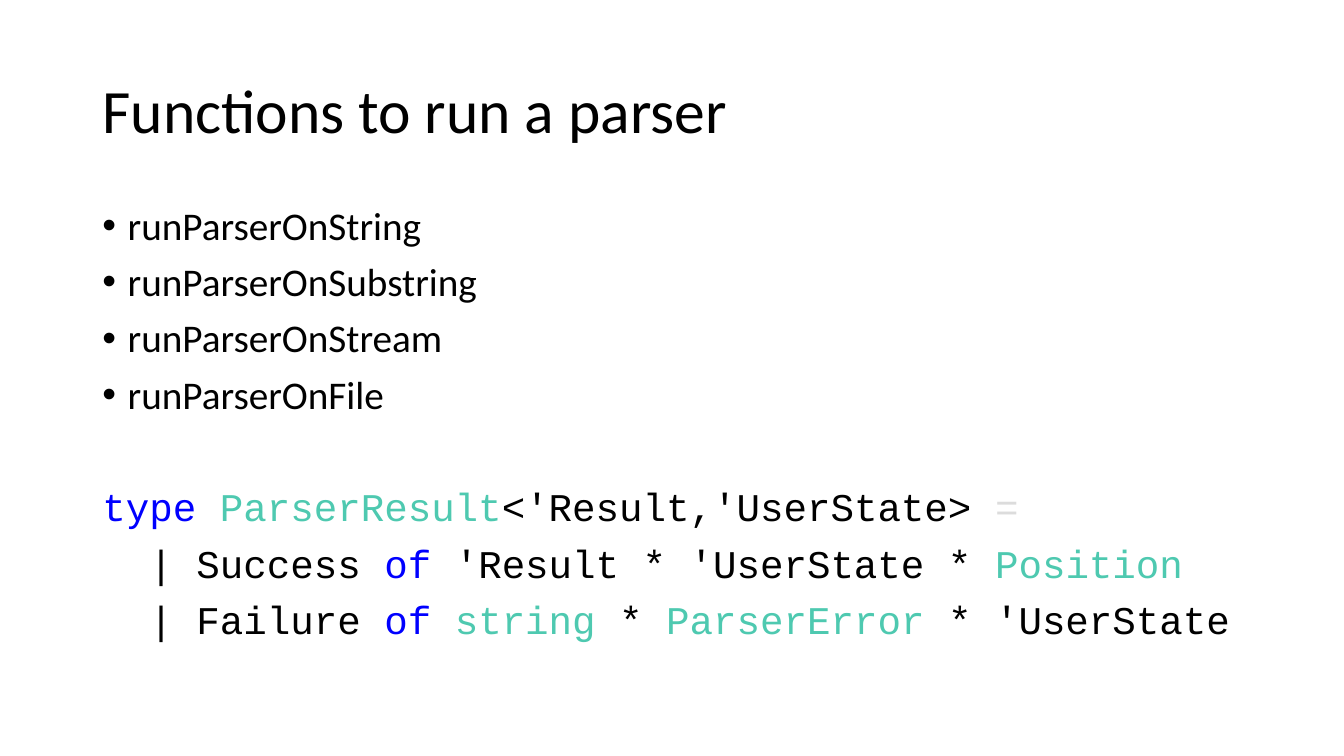
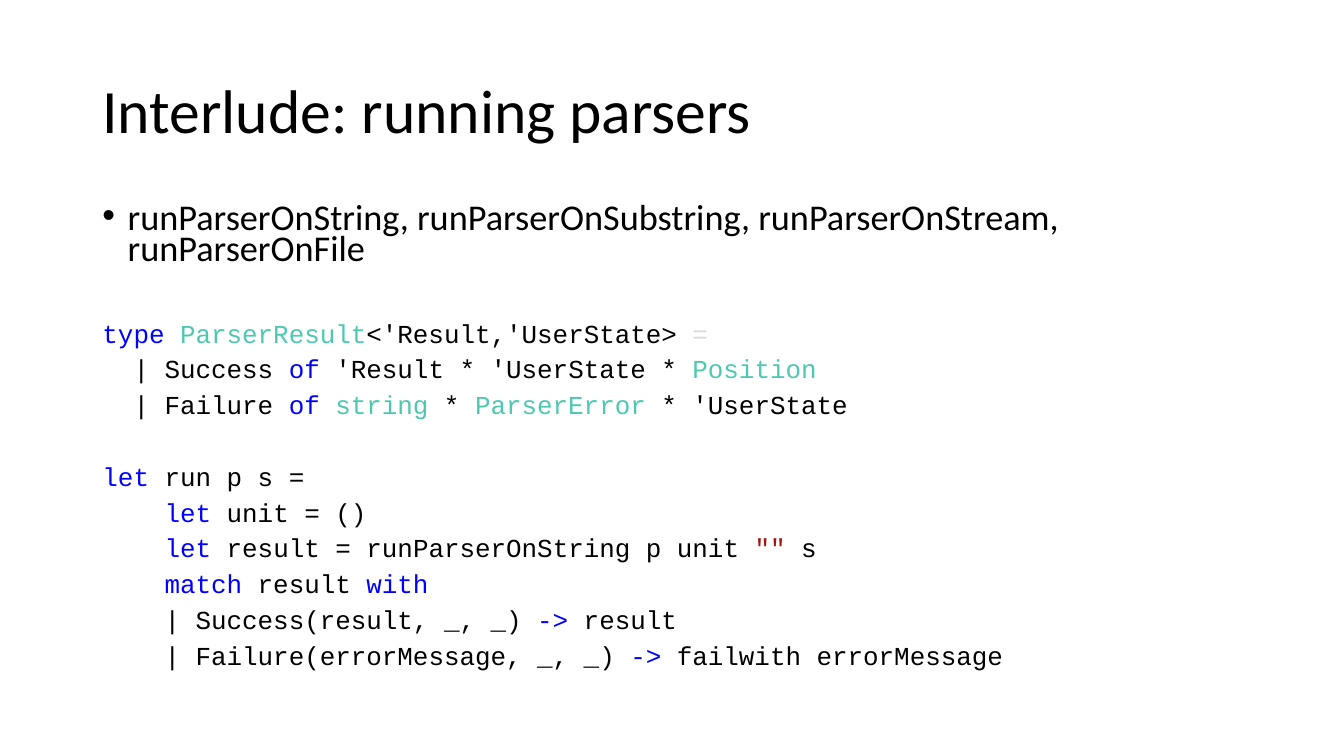
Before and after one commit to atiboros/PracticalFParsec, a slide deck: slide 8 of Slides/Practical FParsec V2.pptx (slide 6 before the commit). Drawn at 1344x756 pixels with LibreOffice and Linux fonts; fonts in the diff are those of the drawing. Boxes give left, top, right and bottom in pixels: in the first picture for what was removed or moved away, otherwise in the second. Text is boxed around its words. In the diff, an @@ line names an element or a change of style, - is before the commit and + after.

```diff
--- a/Slides/Practical FParsec V2.pptx
+++ b/Slides/Practical FParsec V2.pptx
@@ title at (102, 90, 751, 144): text changed @@
-Functions to run a parser
+Interlude: running parsers
@@ text at (128, 204, 1058, 262): text changed; size 28 to 25.9 pt @@
-• runParserOnString
-• runParserOnSubstring
-• runParserOnStream
-• runParserOnFile
+• runParserOnString, runParserOnSubstring, runParserOnStream, runParserOnFile
@@ text at (102, 324, 847, 420): size 28 to 18.5 pt in "type ParserResult<'Result,'UserState> =", "| Success of 'Result * 'UserState * ...", "| Failure of string * ParserError * ..."; line spacing 0.9 to 0.7 @@
@@ text at (102, 467, 1003, 671): paragraphs added @@
+let run p s =
+let unit = ()
+let result = runParserOnString p unit "" s
+match result with
+| Success(result, _, _) -> result
+| Failure(errorMessage, _, _) -> failwith errorMessage
```
Also in this commit, not shown: 2 other slides changed, 1 slide added, 5 slides removed, 3 other files.
